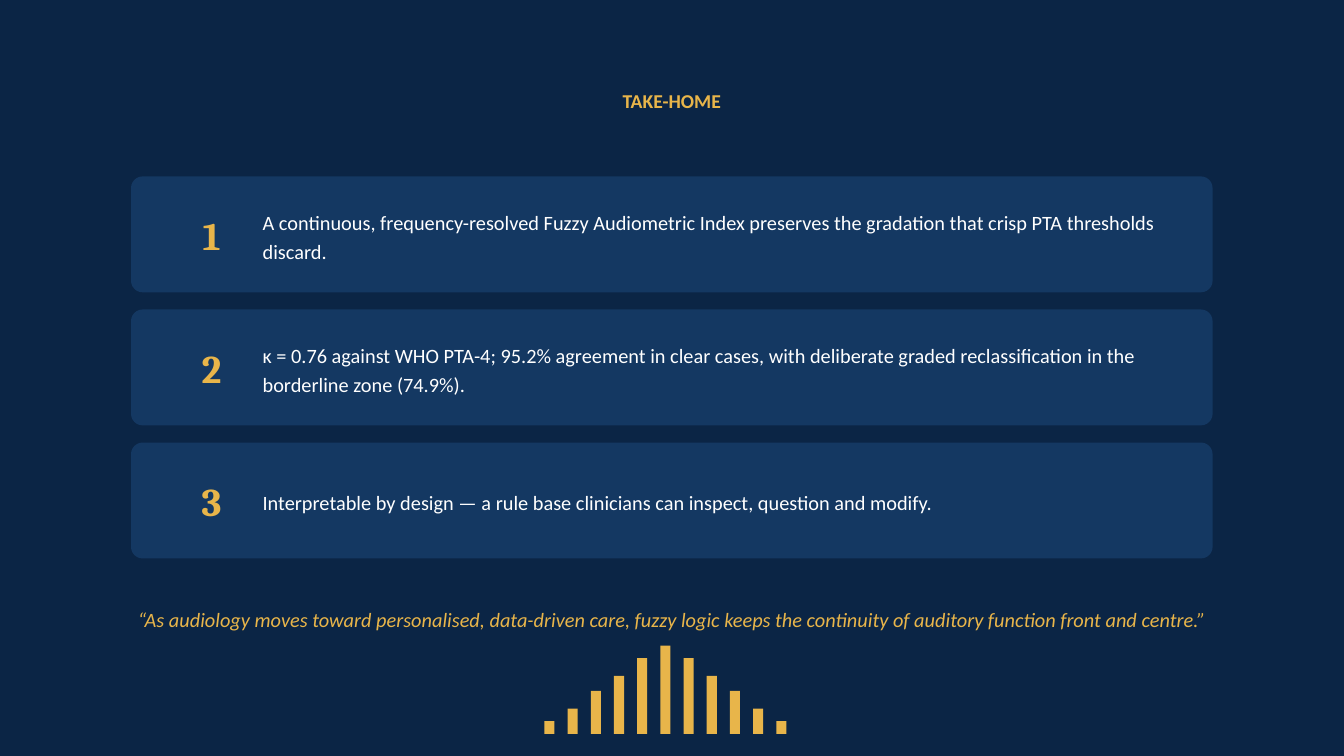
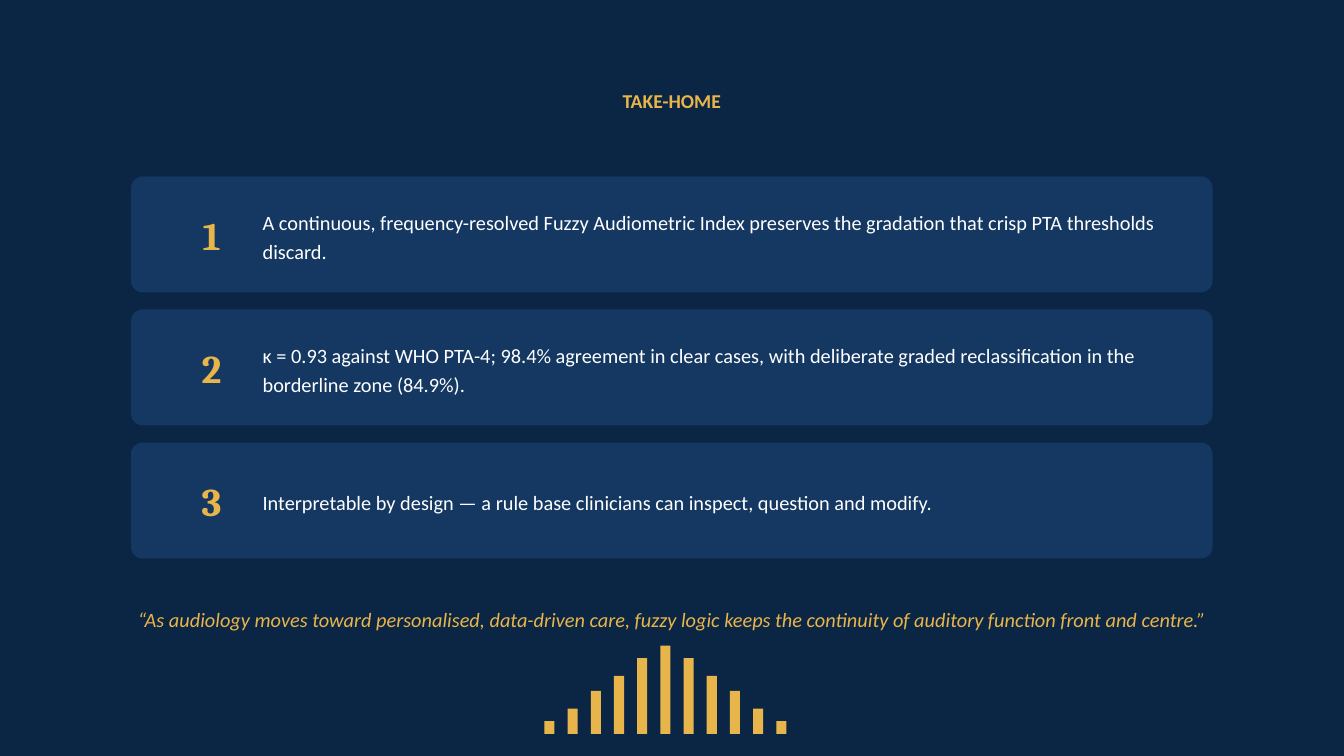
Before and after one commit to ameye/fuzzy-audiogram, a slide deck: slide 14 of arabcic2026/arabcic2026_fuzzy_audiogram.pptx. Drawn at 1344x756 pixels with LibreOffice and Linux fonts; fonts in the diff are those of the drawing. Boxes give left, top, right and bottom in pixels: in the first picture for what was removed or moved away, otherwise in the second. Text is boxed around its words. In the diff, an @@ line names an element or a change of style, - is before the commit and + after.

```diff
--- a/arabcic2026/arabcic2026_fuzzy_audiogram.pptx
+++ b/arabcic2026/arabcic2026_fuzzy_audiogram.pptx
@@ text at (263, 349, 1135, 395): text changed @@
-κ = 0.76 against WHO PTA-4; 95.2% agreement in clear cases, with deliberate graded reclassification in the borderline zone (74.9%).
+κ = 0.93 against WHO PTA-4; 98.4% agreement in clear cases, with deliberate graded reclassification in the borderline zone (84.9%).
```
Also in this commit, not shown: 3 other slides changed, 35 other files.
